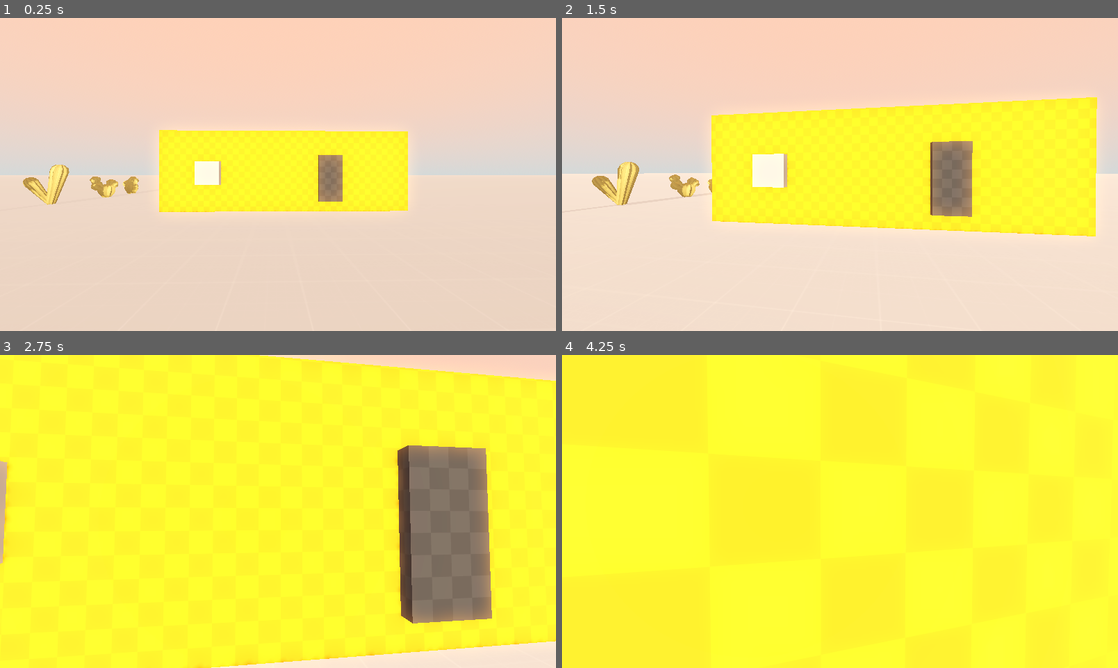
Above: before the commit, frames 1-4 (two rows, left to right).
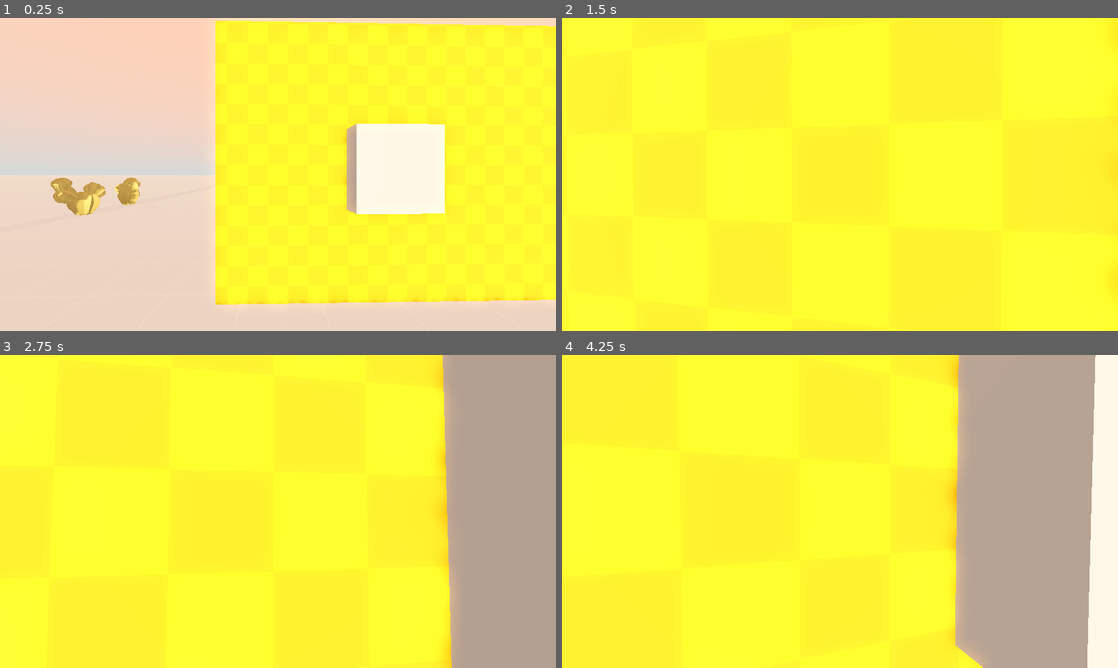
Above: after the commit, the same moments.

Repository: kurushimee/hinter
Game: Godot game, scene res://scenes/levels/game.tscn
Two runs of this game, one before a commit and one after it. Both use one fixed random seed, a clock stepped at 60 frames per second and the inputs below.
Inputs (mouse positions are in pixels of both pictures, inside the frame that each line leads up to):
- Up to frame 1 (0.25 s): no input
- Up to frame 2 (1.5 s): tap Enter at 0.5 s; move the mouse to (867, 174) at 0.52 s; press the mouse at (867, 174) at 0.53 s; hold W (move_forward) from 0.53 s (still down); move the mouse to (812, 174) at 1.27 s; release the mouse at (812, 174) at 1.28 s; tap F at 1.35 s
- Up to frame 3 (2.75 s): keep holding W (move_forward); move the mouse to (289, 505) at 2.02 s; tap O at 2.1 s
- Up to frame 4 (4.25 s): keep holding W (move_forward); move the mouse to (834, 517) at 2.77 s; tap U at 2.85 s; tap Space at 3.5 s; move the mouse to (878, 514) at 3.52 s; tap Shift at 3.6 s

The runs differ from the first frame. In frame 1, 53% of the frame differs, in the area x 4-100%, y 0-92%; in frame 2, 76%, in the area x 0-100%, y 0-100%; in frame 3, 27%; in frame 4, 29%.

Commit message:
Add dialogue system

Diff:
--- a/scenes/levels/game.tscn
+++ b/scenes/levels/game.tscn
@@ -1,10 +1,11 @@
-[gd_scene load_steps=42 format=3 uid="uid://bcqukwdbqtooe"]
+[gd_scene load_steps=43 format=3 uid="uid://bcqukwdbqtooe"]
 
 [ext_resource type="PackedScene" uid="uid://d0rlkv2ohnvtp" path="res://scenes/game_manager.tscn" id="1_42yc2"]
 [ext_resource type="Script" path="res://scripts/managers/tasks.gd" id="2_x87pj"]
 [ext_resource type="Script" path="res://scripts/managers/pushing.gd" id="2_xw3cp"]
 [ext_resource type="Script" path="res://scripts/ui/screen_fade.gd" id="3_hdrb3"]
 [ext_resource type="Script" path="res://scripts/managers/time.gd" id="4_pewms"]
+[ext_resource type="Script" path="res://scripts/managers/dialogue.gd" id="5_bvy5l"]
 [ext_resource type="PackedScene" uid="uid://bnt2oeiddrab4" path="res://scenes/player.tscn" id="5_iu24r"]
 [ext_resource type="Texture2D" uid="uid://cvcgy5kfngise" path="res://assets/textures/prototype/Light/texture_04.png" id="6_r520n"]
 [ext_resource type="Texture2D" uid="uid://cu0vrc26sa0yg" path="res://assets/textures/prototype/Orange/texture_09.png" id="9_3fsx4"]
@@ -165,6 +166,11 @@
 sky_tint_from_time = SubResource("Gradient_vleru")
 sky_material = SubResource("ProceduralSkyMaterial_6hwok")
 
+[node name="dialogue" type="Node" parent="game_manager" node_paths=PackedStringArray("dialogue_label")]
+script = ExtResource("5_bvy5l")
+dialogue_label = NodePath("../../ui/dialogue_label")
+print_delay = 0.05
+
 [node name="ui" type="Node" parent="."]
 
 [node name="screen_fade" type="ColorRect" parent="ui"]
@@ -183,6 +189,19 @@
 "": SubResource("AnimationLibrary_b0css")
 }
 
+[node name="dialogue_label" type="Label" parent="ui"]
+anchors_preset = 12
+anchor_top = 1.0
+anchor_right = 1.0
+anchor_bottom = 1.0
+offset_top = -135.0
+grow_horizontal = 2
+grow_vertical = 0
+theme_override_font_sizes/font_size = 32
+text = "Hinter: This is a dialogue."
+horizontal_alignment = 1
+vertical_alignment = 1
+
 [node name="lighting" type="Node" parent="."]
 
 [node name="sun_pivot" type="Node3D" parent="lighting"]
@@ -198,7 +217,7 @@
 environment = SubResource("Environment_m7bmb")
 
 [node name="player" parent="." instance=ExtResource("5_iu24r")]
-transform = Transform3D(1, 0, 0, 0, 1, 0, 0, 0, 1, -0.165536, 0, 11.0474)
+transform = Transform3D(1, 0, 0, 0, 1, 0, 0, 0, 1, -4.48719, 0, 4.83485)
 
 [node name="world" type="Node" parent="."]
 
--- a/scripts/interaction/interactables/tasks/placeholder_task.gd
+++ b/scripts/interaction/interactables/tasks/placeholder_task.gd
@@ -2,5 +2,5 @@
 
 
 func _on_interacted() -> void:
-	print("Hinter: I completed a task.")
+	%game_manager/dialogue.show("I completed a task.")
 	end_task()
--- /dev/null
+++ b/scripts/managers/dialogue.gd
@@ -0,0 +1,20 @@
+extends Node
+
+@export var dialogue_label: Label
+
+@export var print_delay := 0.01
+
+
+func _ready() -> void:
+	dialogue_label.text = ""
+
+
+func show(text: String) -> void:
+	dialogue_label.text = "Hinter: "
+
+	var text_left := text
+	while len(text_left) > 0:
+		var letter := text_left[0]
+		text_left = text_left.erase(0)
+		dialogue_label.text += letter
+		await get_tree().create_timer(print_delay).timeout
--- a/scripts/managers/time.gd
+++ b/scripts/managers/time.gd
@@ -24,7 +24,7 @@
 	var day_progress: float = day_time / day_length_seconds
 	if day_progress >= 1.0:
 		sunset.emit()
-		print("Hinter: I'm tired. I should go to sleep.")
+		%game_manager/dialogue.show("I'm tired. I should go to sleep.")
 		process_mode = PROCESS_MODE_DISABLED
 
 	# Change sky color depending on time of day.
